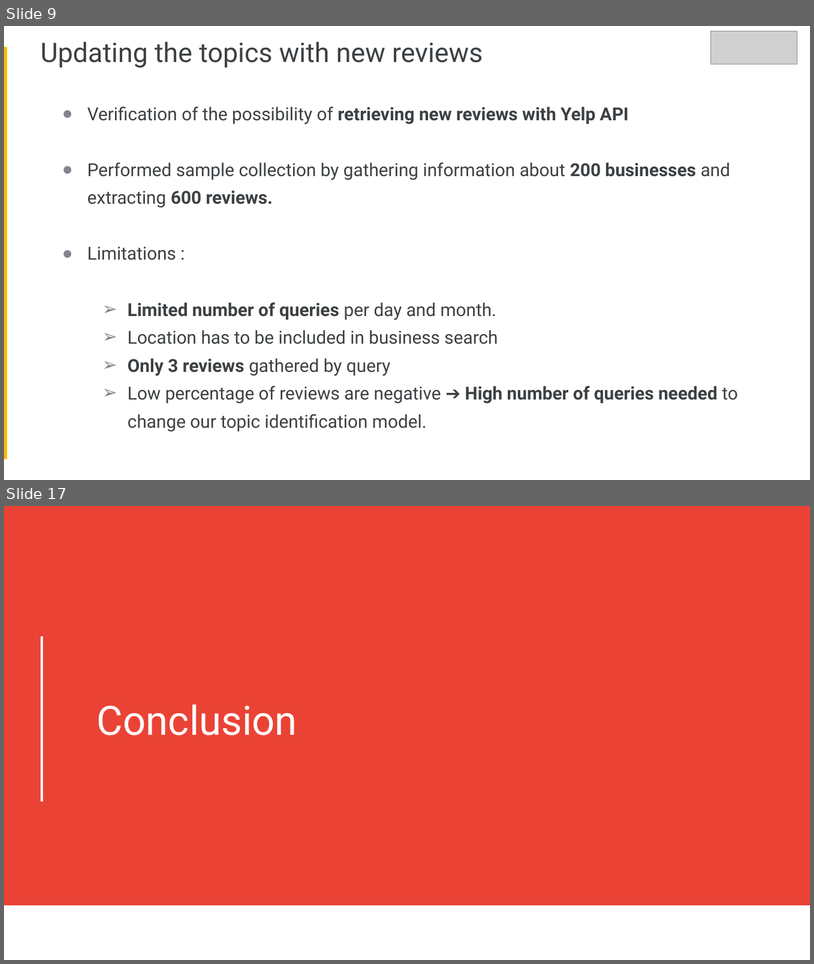
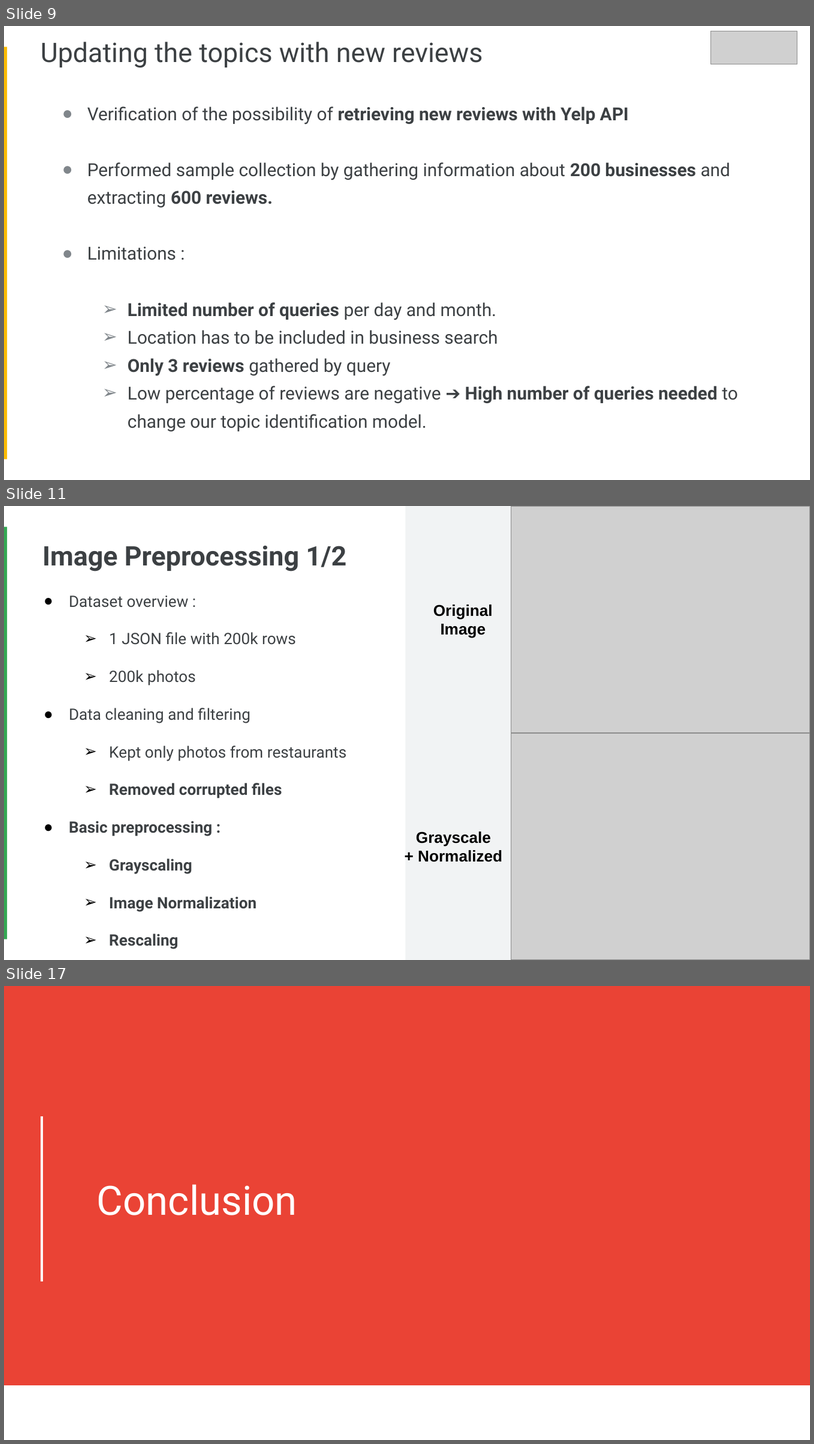
Before and after one commit to Faskill/Yelp-Reviews-Topic-Identification-and-Image-Classification, a slide deck: P6_03_Presentation.pptx. Shown one above the other, each under a label of ours: slides 9 and 17 before the commit, slides 9, 11 and 17 after it; the slides between them are not shown. The pictures are 814x964 and 814x1444 pixels, drawn with LibreOffice and Linux fonts; fonts in the diff are those of the drawing; grey boxes stand for pictures. Boxes give left, top, right and bottom in pixels: in the first picture for what was removed or moved away, otherwise in the second. Text is boxed around its words. In the diff, an @@ line names an element or a change of style, - is before the commit and + after.

```diff
--- a/P6_03_Presentation.pptx
+++ b/P6_03_Presentation.pptx
@@ slide 11 added at [4,506,810,960], background #FFFFFF @@
@@ rectangle added at [405,506,810,959], fill #F1F3F4 @@
@@ picture added at [511,506,810,733] @@
@@ rectangle added at [4,527,7,939], fill #34A853 @@
@@ title added at [42,546,347,571], 24 pt, text #3C4043, bold @@
+Image Preprocessing 1/2
@@ text added at [69,595,347,912], 14 pt, text #3C4043 @@
+● Dataset overview :
+  ➢ 1 JSON file with 200k rows
+  ➢ 200k photos
+● Data cleaning and filtering
+  ➢ Kept only photos from restaurants
+  ➢ Removed corrupted files
+● Basic preprocessing :
+  ➢ Grayscaling
+  ➢ Image Normalization
+  ➢ Rescaling
@@ text added at [434,604,493,638], 14 pt, text #000000, bold @@
+Original
+Image
@@ picture added at [511,733,810,959] @@
@@ text added at [416,831,503,862], 14 pt, text #000000, bold @@
+Grayscale
++ Normalized
```
Also in this commit, not shown: 6 slides changed, 5 other slides added, 6 slides removed.
